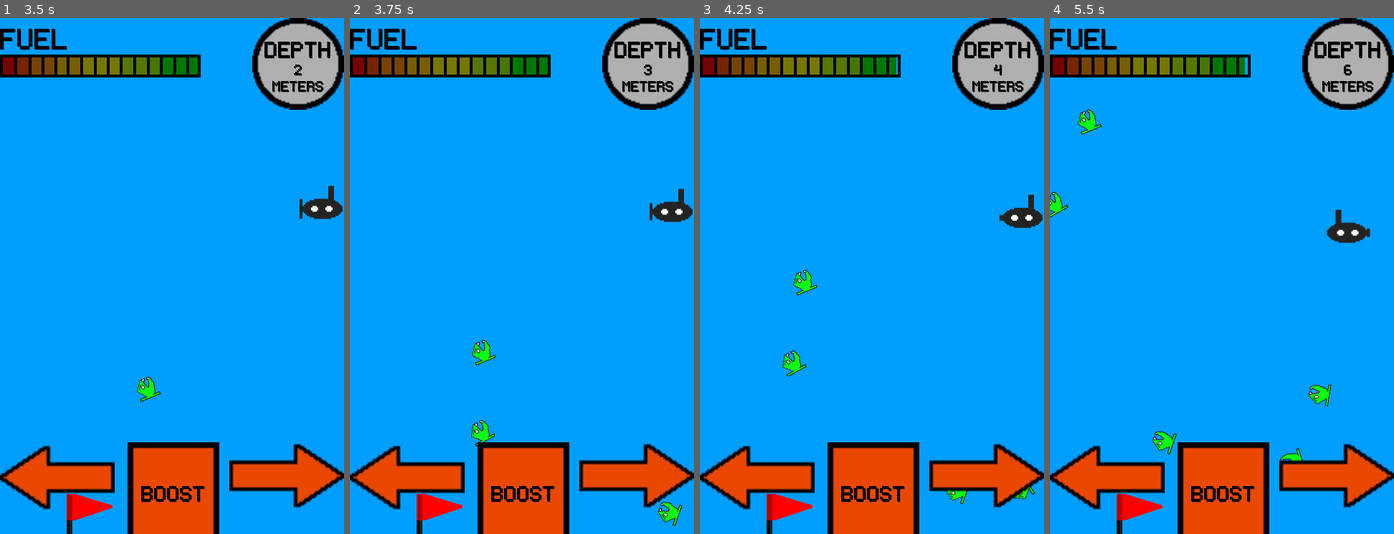
Above: before the commit, frames 1-4 (left to right).
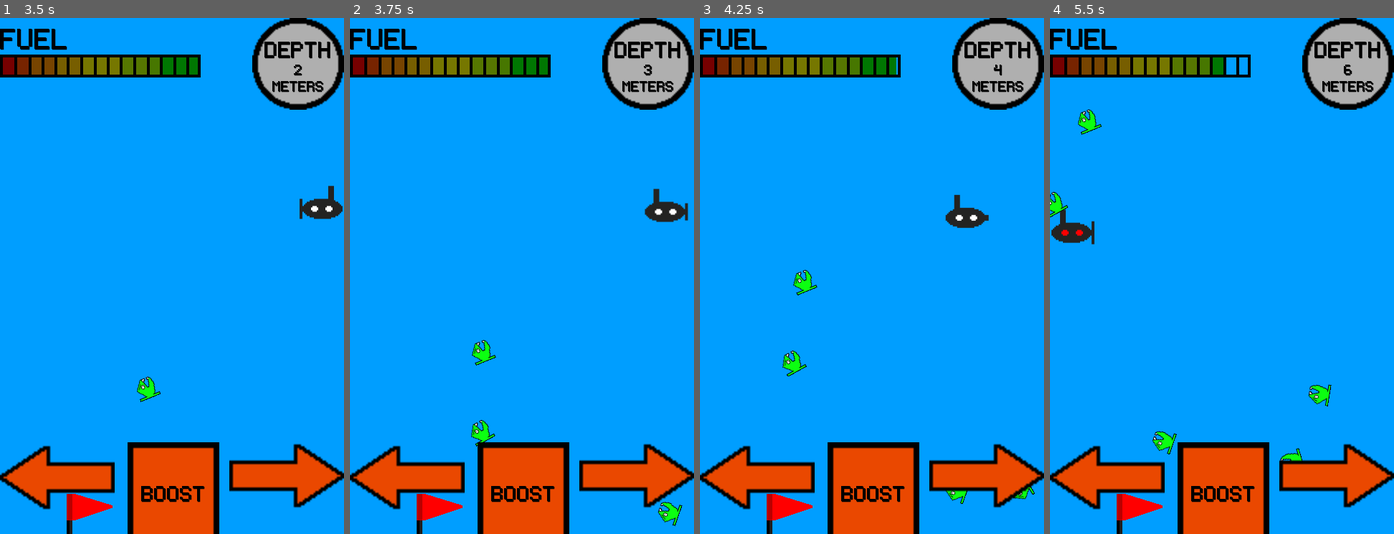
Above: after the commit, the same moments.

Repository: seb-navarro/Endless_Depth
Game: Godot game, scene res://Main/Main.tscn
The game is run twice, just before and just after one commit, with the same random seed, the same clock (stepped at 60 frames per second) and the same inputs.
Inputs:
- Up to frame 1 (3.5 s): hold D (move_right) 0.53-1.28 s; hold A (move_left) 1.28-2.03 s; hold D (move_right) from 2.03 s (still down)
- Up to frame 2 (3.75 s): release D (move_right) at 3.53 s; hold A (move_left) from 3.53 s (still down)
- Up to frame 3 (4.25 s): keep holding A (move_left)
- Up to frame 4 (5.5 s): keep holding A (move_left)

Frame 1 is identical in both runs. In frame 2, 0.3% of the frame differs, in the area x 85-100%, y 33-40%; in frame 3, 0.9%; in frame 4, 1.1%, in the area x 0-94%, y 7-44%.

Commit message:
added updated movement controls and fixed bug when hitting screen borders

Diff:
--- a/Player/Player.gd
+++ b/Player/Player.gd
@@ -6,6 +6,8 @@
 var screen_size
 var down = 1000
 var velocity = Vector2.ZERO
+var currentposx
+var is_moving = true
 
 # Called when the node enters the scene tree for the first time.
 func _ready() -> void:
@@ -16,6 +18,8 @@
 # Called every frame. 'delta' is the elapsed time since the previous frame.
 func _process(delta: float) -> void:
 	var player_size = Vector2(64, 64)
+
+	var currentpos = position.x
 
 	velocity.y = down * delta
 
@@ -38,6 +42,9 @@
 
 	position.x = clamp(position.x, 0 + player_size.x / 2, screen_size.x - player_size.x / 2)
 
+	if position.x == 0 + player_size.x / 2 or position.x == screen_size.x - player_size.x / 2:
+		velocity.x = 0
+
 	if velocity.x != 0:
 		$AnimatedSprite2D.flip_h = velocity.x < 0
 
--- a/Player/Player.tscn
+++ b/Player/Player.tscn
@@ -156,5 +156,8 @@
 wait_time = 0.5
 one_shot = true
 
+[node name="MoveTimer" type="Timer" parent="."]
+
 [connection signal="body_entered" from="." to="." method="_on_body_entered"]
 [connection signal="timeout" from="HitTimer" to="." method="_on_hit_timer_timeout"]
+[connection signal="timeout" from="MoveTimer" to="." method="_on_move_timer_timeout"]
